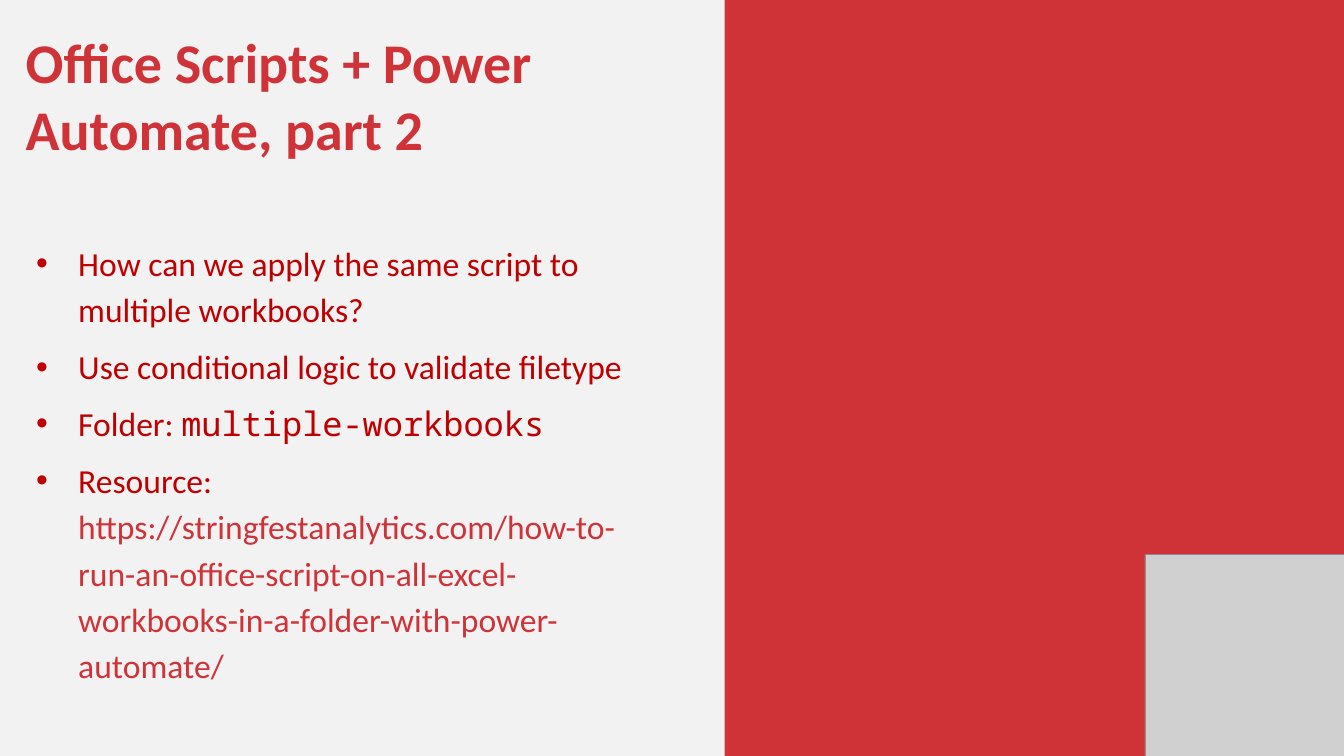
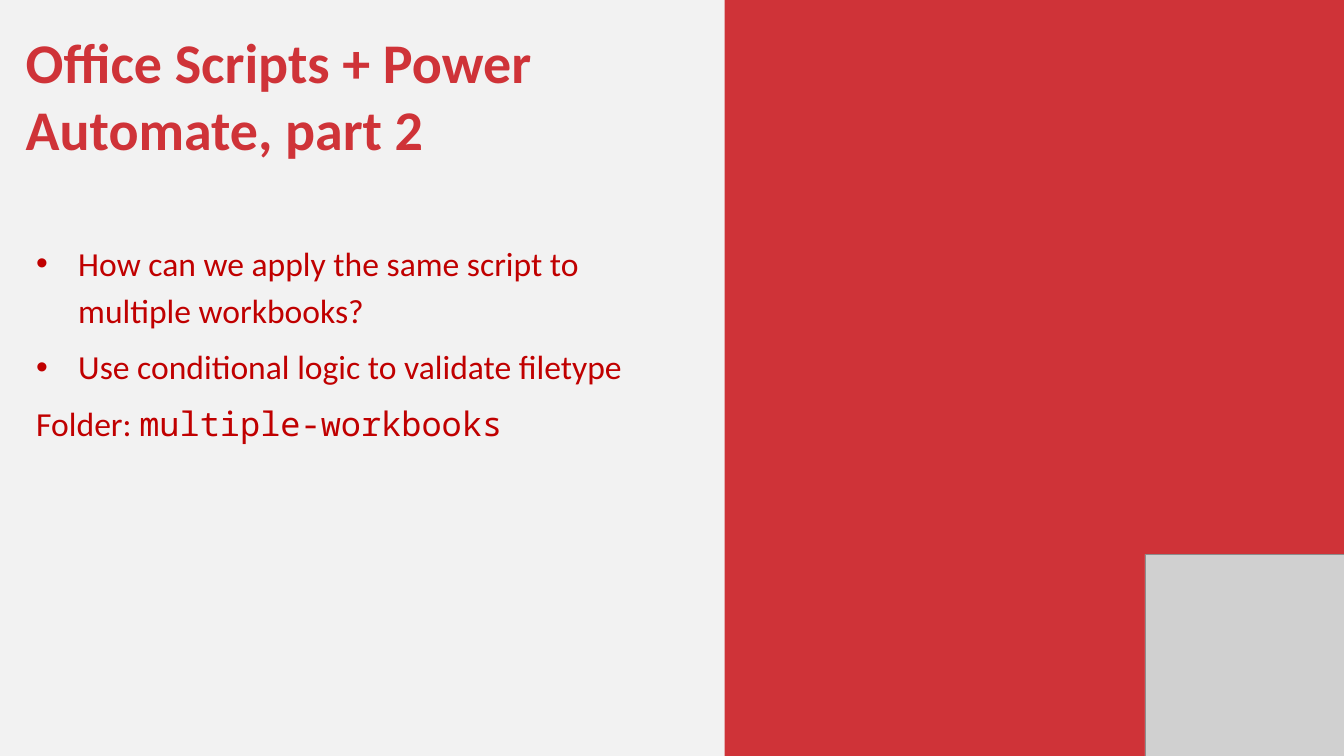
Before and after one commit to stringfestdata/ai-for-excel-in-a-week, a slide deck: slide 6 of day-4-office-scripts-power-automate/day-4-office-scripts-power-automate.pptx (slide 9 before the commit). Drawn at 1344x756 pixels with LibreOffice and Linux fonts; fonts in the diff are those of the drawing; grey boxes stand for pictures. Boxes give left, top, right and bottom in pixels: in the first picture for what was removed or moved away, otherwise in the second. Text is boxed around its words. In the diff, an @@ line names an element or a change of style, - is before the commit and + after.

```diff
--- a/day-4-office-scripts-power-automate/day-4-office-scripts-power-automate.pptx
+++ b/day-4-office-scripts-power-automate/day-4-office-scripts-power-automate.pptx
@@ text at [36, 410, 502, 444]: bullet • to none @@
@@ text at [78, 471, 615, 680]: paragraph removed @@
-• Resource: https://stringfestanalytics.com/how-to-run-an-office-script-on-all-excel-workbooks-in-a-folder-with-power-automate/
```
Also in this commit, not shown: 2 other slides changed, 1 slide added, 3 slides removed, 40 other files.
